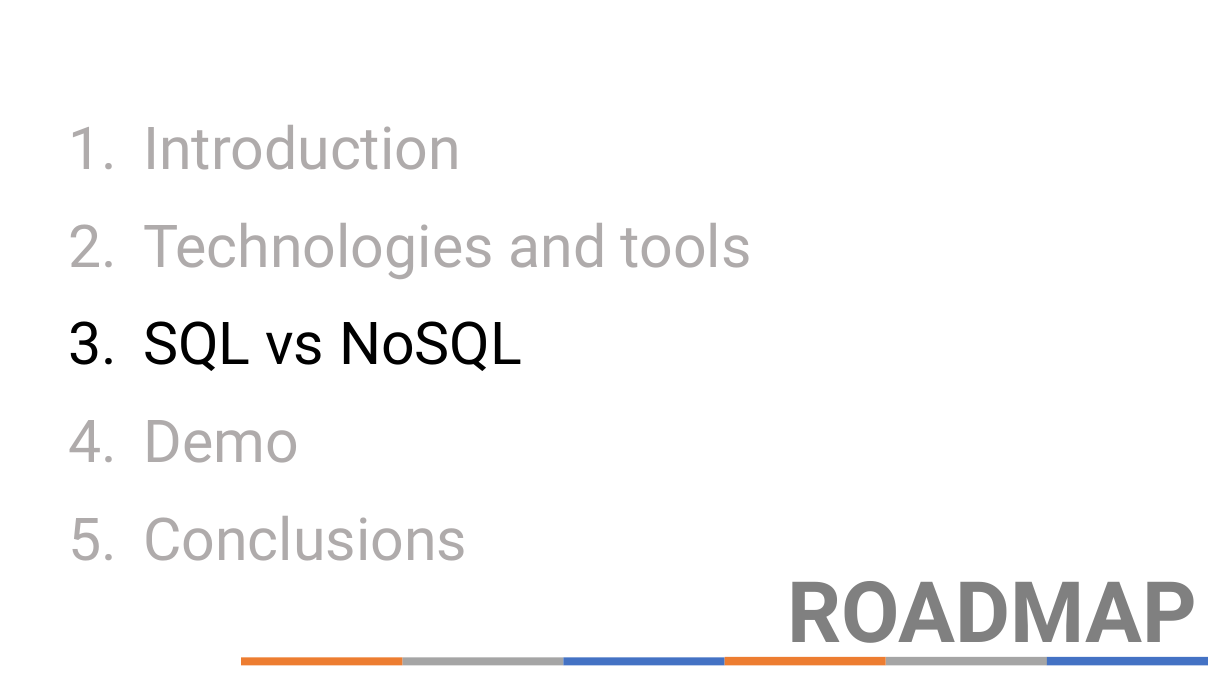
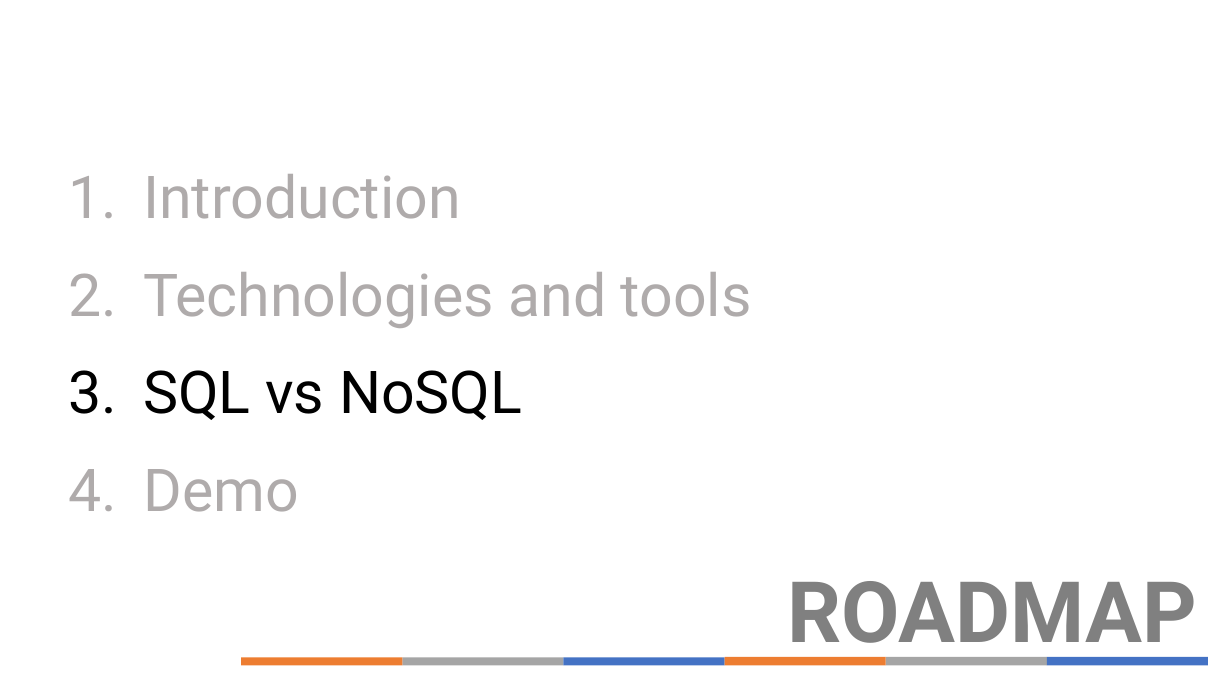
Before and after one commit to luisval11/cbd-project, a slide deck: slide 10 of doc/Slides.pptx. Drawn at 1232x693 pixels with LibreOffice and Linux fonts; fonts in the diff are those of the drawing. Boxes give left, top, right and bottom in pixels: in the first picture for what was removed or moved away, otherwise in the second. Text is boxed around its words. In the diff, an @@ line names an element or a change of style, - is before the commit and + after.

```diff
--- a/doc/Slides.pptx
+++ b/doc/Slides.pptx
@@ text at (143, 516, 467, 561): paragraph removed @@
-5. Conclusions
```
Also in this commit, not shown: 4 other slides changed, 2 slides removed, 1 other file.
